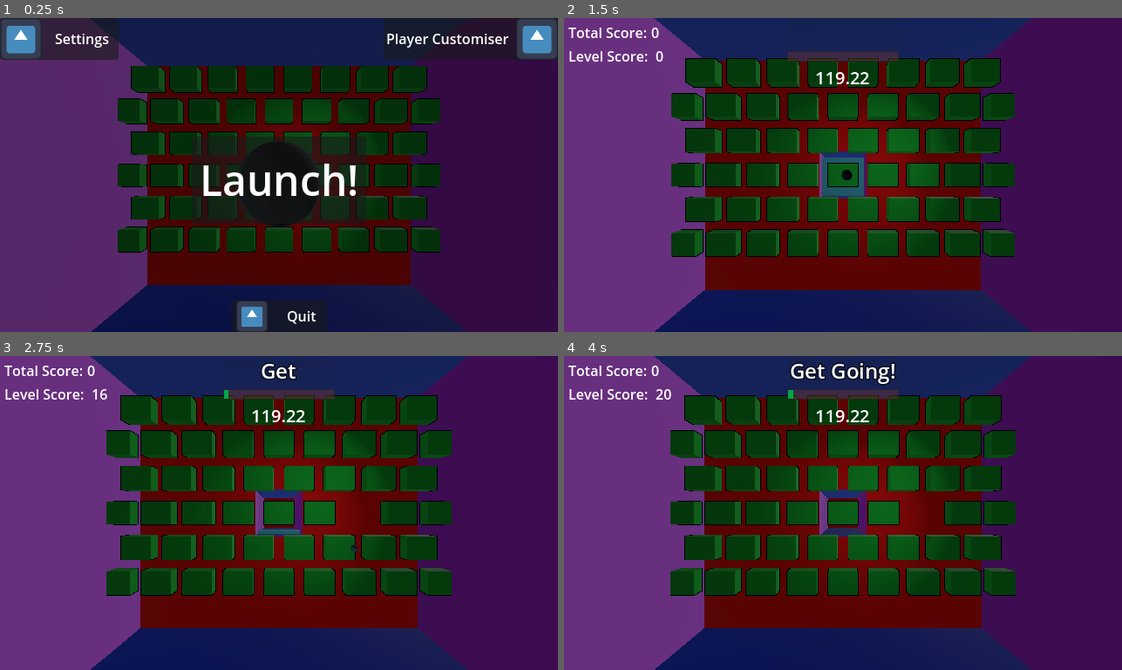
Above: before the commit, frames 1-4 (two rows, left to right).
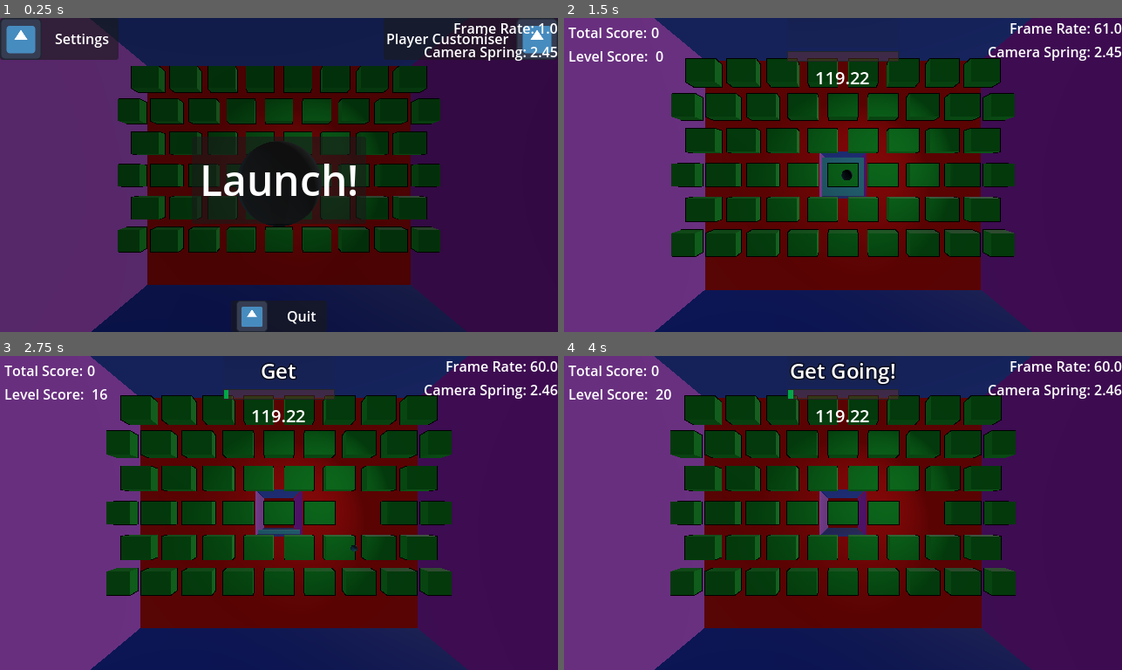
Above: after the commit, the same moments.

Repository: Mangochicken13/MangoPirateJam16
Game: Godot game, scene res://main.tscn
Same seed, same stepped clock (60 frames per second), same inputs: the game is played once before the commit and once after it. The engine's default icon, where the game draws it, is replaced by a stand-in: a white triangle on a blue panel in a dark square.
Inputs (mouse positions are in pixels of both pictures, inside the frame that each line leads up to):
- Up to frame 1 (0.25 s): no input
- Up to frame 2 (1.5 s): click "Launch!" at 0.5 s; tap Enter at 1.25 s; move the mouse to (965, 159) at 1.27 s; hold D (turn_right) from 1.28 s (still down); tap Q at 1.35 s
- Up to frame 3 (2.75 s): move the mouse to (167, 528) at 2.02 s; release D (turn_right) at 2.03 s; hold W (turn_down) from 2.03 s (still down); tap Q at 2.1 s
- Up to frame 4 (4 s): move the mouse to (898, 443) at 2.77 s; release W (turn_down) at 2.78 s; hold D (turn_right) 2.78-3.53 s; tap Q at 2.85, 3.6 s; move the mouse to (815, 575) at 3.52 s; hold S (turn_up) from 3.53 s (still down)

The runs differ from the first frame. In frame 1, 0.6% of the frame differs, in the area x 76-100%, y 1-14%; in frame 2, 0.7%; in frame 3, 0.7%; in frame 4, 0.7%.

Commit message:
Add debug menu

Diff:
--- /dev/null
+++ b/you-are-the-weapon/UI/Debug/DebugUI.tscn
@@ -0,0 +1,48 @@
+[gd_scene load_steps=2 format=3 uid="uid://d2s68yn88n8w4"]
+
+[ext_resource type="Script" uid="uid://0gbblgr2qwbk" path="res://UI/Debug/debug_ui.gd" id="1_yvwk2"]
+
+[node name="DebugUi" type="Control" node_paths=PackedStringArray("frame_rate_label", "camera_spring_label")]
+layout_mode = 3
+anchors_preset = 15
+anchor_right = 1.0
+anchor_bottom = 1.0
+grow_horizontal = 2
+grow_vertical = 2
+mouse_filter = 2
+script = ExtResource("1_yvwk2")
+frame_rate_label = NodePath("VBoxContainer/HBoxContainer/FrameRate")
+camera_spring_label = NodePath("VBoxContainer/HBoxContainer2/CameraSpring")
+
+[node name="VBoxContainer" type="VBoxContainer" parent="."]
+layout_mode = 1
+anchors_preset = 1
+anchor_left = 1.0
+anchor_right = 1.0
+offset_left = -40.0
+offset_bottom = 40.0
+grow_horizontal = 0
+
+[node name="HBoxContainer" type="HBoxContainer" parent="VBoxContainer"]
+layout_mode = 2
+size_flags_horizontal = 8
+
+[node name="Label" type="Label" parent="VBoxContainer/HBoxContainer"]
+layout_mode = 2
+text = "Frame Rate:"
+
+[node name="FrameRate" type="Label" parent="VBoxContainer/HBoxContainer"]
+layout_mode = 2
+text = "60"
+horizontal_alignment = 2
+
+[node name="HBoxContainer2" type="HBoxContainer" parent="VBoxContainer"]
+layout_mode = 2
+size_flags_horizontal = 8
+
+[node name="Label" type="Label" parent="VBoxContainer/HBoxContainer2"]
+layout_mode = 2
+text = "Camera Spring:"
+
+[node name="CameraSpring" type="Label" parent="VBoxContainer/HBoxContainer2"]
+layout_mode = 2
--- /dev/null
+++ b/you-are-the-weapon/UI/Debug/debug_ui.gd
@@ -0,0 +1,10 @@
+extends Control
+
+@export var frame_rate_label: Label
+@export var camera_spring_label: Label
+@export var player: Ball
+
+func _process(delta: float) -> void:
+
+	frame_rate_label.text = str(Engine.get_frames_per_second())
+	camera_spring_label.text = "%.2f" % player.ball_cam.get_spring_length()
--- a/you-are-the-weapon/main.tscn
+++ b/you-are-the-weapon/main.tscn
@@ -1,10 +1,11 @@
-[gd_scene load_steps=9 format=3 uid="uid://010knv4cgwnh"]
+[gd_scene load_steps=10 format=3 uid="uid://010knv4cgwnh"]
 
 [ext_resource type="Script" uid="uid://dfbe4ge3174i2" path="res://main.gd" id="1_qpx57"]
 [ext_resource type="PackedScene" uid="uid://crcwwsl077er8" path="res://UI/MainMenu/menu.tscn" id="2_j5eyx"]
 [ext_resource type="PackedScene" uid="uid://mifh078hdrki" path="res://UI/win_screen.tscn" id="3_cbwob"]
 [ext_resource type="PackedScene" uid="uid://cvn5uhcel3n7h" path="res://UI/PlayerUI/player_ui.tscn" id="3_cwpfu"]
 [ext_resource type="PackedScene" uid="uid://nv2sbbj23yw1" path="res://Components/ball.tscn" id="3_dowce"]
+[ext_resource type="PackedScene" uid="uid://d2s68yn88n8w4" path="res://UI/Debug/DebugUI.tscn" id="5_kek77"]
 [ext_resource type="PackedScene" uid="uid://bdhc4jew8px57" path="res://Components/Levels/level_1_dev.tscn" id="5_m4v8k"]
 [ext_resource type="PackedScene" uid="uid://dh17uwlnhjgw0" path="res://Components/Levels/level_2_dev.tscn" id="6_620i0"]
 [ext_resource type="PackedScene" uid="uid://tql1shvc5wn" path="res://Components/Levels/level_3_dev.tscn" id="8_0ycsd"]
@@ -25,6 +26,9 @@
 
 [node name="Win screen" parent="." instance=ExtResource("3_cbwob")]
 visible = false
+
+[node name="DebugUi" parent="." node_paths=PackedStringArray("player") instance=ExtResource("5_kek77")]
+player = NodePath("../Game/Ball")
 
 [node name="Game" type="Node" parent="."]
 process_mode = 1
Not shown, added: you-are-the-weapon/UI/Debug/debug_ui.gd.uid
